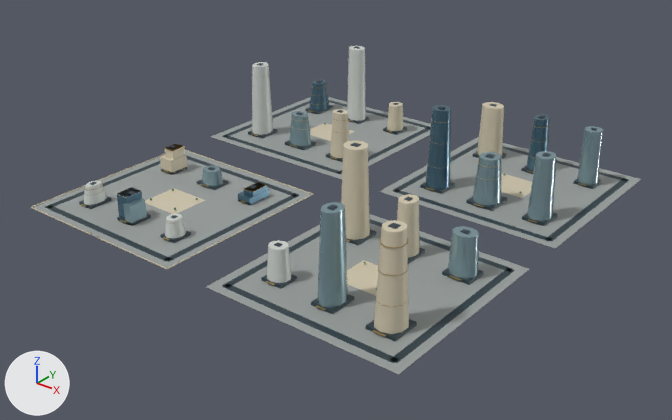
The glTF model web/public/assets/3d/ampliworld/GC-CITY-2030/GC-TILE-07-08.glb as it was, and as the next commit left it.
The view is the same before and after, from a 50 mm lens placed at (-2090.0, 5834.0, 683.0), pointed at (-2987.0, 6955.0, -12.0). Lighting does not change. The marker at lower left points along +X, +Y and +Z. The older version comes first. Where no turn or scale is listed for an object, it has been applied to the vertices. Vertices at exactly the same position are counted once.

Objects in the first picture: 'GC-TILE-07-08-blue', 'GC-TILE-07-08-dark', 'GC-TILE-07-08-glass', 'GC-TILE-07-08-gold', 'GC-TILE-07-08-ivory', 'GC-TILE-07-08-paving', 'GC-TILE-07-08-white'.
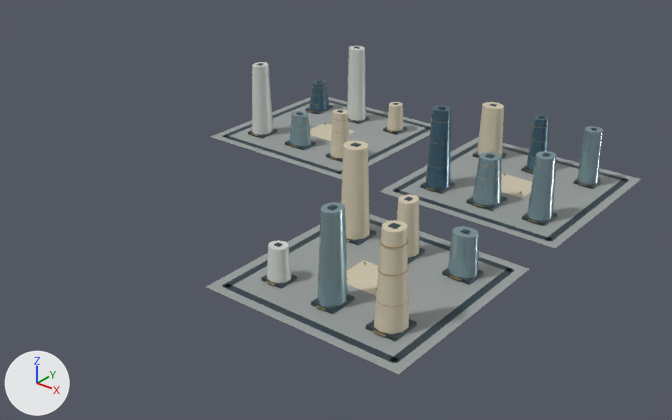
Changed parts and their boxes (x1, y1, x2, y2) in the pictures (672 x 420 px):
'GC-TILE-07-08-paving', reshaped (29% narrower)
    before: (33, 97, 641, 375)
    after: (207, 97, 641, 375)
'GC-TILE-07-08-ivory', reshaped (56% narrower)
    before: (31, 102, 532, 334)
    after: (310, 102, 532, 334)
'GC-TILE-07-08-dark', reshaped (30% narrower)
    before: (45, 46, 629, 363)
    after: (222, 46, 629, 363)
'GC-TILE-07-08-glass', reshaped (35% narrower)
    before: (123, 111, 603, 308)
    after: (289, 111, 603, 308)
'GC-TILE-07-08-white', reshaped (60% narrower)
    before: (84, 46, 365, 283)
    after: (252, 46, 365, 283)
'GC-TILE-07-08-blue', reshaped (44% narrower, 21% shorter)
    before: (117, 80, 550, 219)
    after: (310, 80, 550, 189)
'GC-TILE-07-08-gold', reshaped (34% narrower)
    before: (81, 75, 587, 337)
    after: (252, 75, 587, 337)
part 1 of me_mesh_0, deleted
    before: (33, 151, 311, 268)
part 2 of me_mesh_1, deleted
    before: (45, 145, 299, 262)
part 3 of me_mesh_2, deleted
    before: (31, 144, 313, 269)
part 4 of me_mesh_5, deleted
    before: (238, 189, 269, 205)
part 5 of me_mesh_5, deleted
    before: (117, 188, 142, 219)
part 6 of me_mesh_5, deleted
    before: (244, 182, 267, 196)
part 7 of me_mesh_6, deleted
    before: (81, 144, 267, 240)
part 8 of me_mesh_7, deleted
    before: (84, 180, 107, 205)
part 9 of me_mesh_7, deleted
    before: (165, 214, 186, 238)
part 10 of me_mesh_8, deleted
    before: (202, 166, 223, 186)
part 11 of me_mesh_8, deleted
    before: (123, 198, 147, 226)

What the commit changed:
me_mesh_0 is used by ob_gc_tile_07_08_paving; location (0.0, 0.0, 0.0).
me_mesh_0 had 32 vertices, 48 faces and spanned x -3379.0..-2621.0, y 6621.0..7379.0, z 0.0.
me_mesh_0 now has 24 vertices, 36 faces and spans x -3379.0..-2621.0, y 6621.0..7379.0, z 0.0.
me_mesh_0 part 1: the loose piece of 8 vertices spanning x -3379.0..-3041.0, y 6621.0..6959.0, z 0.0 is deleted.
me_mesh_1 is used by ob_gc_tile_07_08_dark; location (0.0, 0.0, 0.0).
me_mesh_1 had 512 vertices, 768 faces and spanned x -3364.0..-2636.0, y 6636.0..7364.0, z 0.0..156.0.
me_mesh_1 now has 384 vertices, 576 faces and spans x -3364.0..-2636.0, y 6636.0..7364.0, z 0.0..156.0.
me_mesh_1 part 2: 16 loose pieces with 128 vertices, spanning x -3364.0..-3056.0, y 6636.0..6944.0, z 0.0..48.0, are deleted.
me_mesh_2 is used by ob_gc_tile_07_08_ivory; location (0.0, 0.0, 0.0).
me_mesh_2 had 220 vertices, 372 faces and spanned x -3380.0..-2667.0, y 6620.0..7323.0, z 0.0..154.0.
me_mesh_2 now has 156 vertices, 276 faces and spans x -3250.0..-2667.0, y 6677.0..7323.0, z 0.0..154.0.
me_mesh_2 part 3: 8 loose pieces with 64 vertices, spanning x -3380.0..-3040.0, y 6620.0..6960.0, z 0.0..45.0, are deleted.
me_mesh_5 is used by ob_gc_tile_07_08_blue; location (0.0, 0.0, 0.0).
me_mesh_5 had 90 vertices, 156 faces and spanned x -3327.0..-2772.0, y 6686.0..7328.0, z 0.0..147.0.
me_mesh_5 now has 66 vertices, 120 faces and spans x -3327.0..-2772.0, y 7100.0..7328.0, z 5.0..147.0.
me_mesh_5 part 4: the loose piece of 8 vertices spanning x -3124.0..-3096.0, y 6858.0..6906.0, z 0.0..14.0 is deleted.
me_mesh_5 part 5: the loose piece of 8 vertices spanning x -3228.0..-3204.0, y 6686.0..6718.0, z 0.0..47.0 is deleted.
me_mesh_5 part 6: the loose piece of 8 vertices spanning x -3118.0..-3097.0, y 6867.0..6903.0, z 14.0..22.0 is deleted.
me_mesh_6 is used by ob_gc_tile_07_08_gold; location (0.0, 0.0, 0.0).
me_mesh_6 had 1610 vertices, 2856 faces and spanned x -3327.0..-2669.0, y 6620.0..7326.0, z 0.0..133.0.
me_mesh_6 now has 1332 vertices, 2376 faces and spans x -3327.0..-2669.0, y 6673.0..7326.0, z 4.0..133.0.
me_mesh_6 part 7: 19 loose pieces with 278 vertices, spanning x -3323.0..-3096.0, y 6620.0..6904.0, z 0.0..45.0, are deleted.
me_mesh_7 is used by ob_gc_tile_07_08_white; location (0.0, 0.0, 0.0).
me_mesh_7 had 118 vertices, 212 faces and spanned x -3329.0..-2872.0, y 6680.0..7320.0, z 5.0..155.0.
me_mesh_7 now has 66 vertices, 120 faces and spans x -3329.0..-2872.0, y 6684.0..7320.0, z 5.0..155.0.
me_mesh_7 part 8: the loose piece of 22 vertices spanning x -3324.0..-3296.0, y 6680.0..6724.0, z 5.0..36.0 is deleted.
me_mesh_7 part 9: the loose piece of 22 vertices spanning x -3125.0..-3095.0, y 6684.0..6720.0, z 5.0..34.0 is deleted.
Other edits to the shape of me_mesh_7 do not show in these pictures.
me_mesh_8 is used by ob_gc_tile_07_08_glass; location (0.0, 0.0, 0.0).
me_mesh_8 had 162 vertices, 292 faces and spanned x -3234.0..-2668.0, y 6678.0..7319.0, z 0.0..147.0.
me_mesh_8 now has 132 vertices, 240 faces and spans x -3234.0..-2668.0, y 6678.0..7319.0, z 5.0..147.0.
me_mesh_8 part 10: the loose piece of 22 vertices spanning x -3231.0..-3189.0, y 6864.0..6900.0, z 5.0..29.0 is deleted.
me_mesh_8 part 11: the loose piece of 8 vertices spanning x -3208.0..-3192.0, y 6682.0..6714.0, z 0.0..36.0 is deleted.
